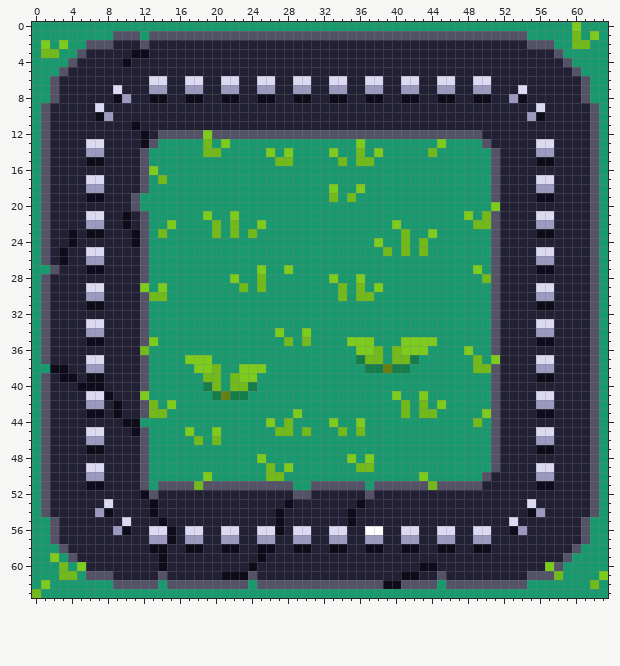
File history of a pixel-art file, Aseprite/tiles/Road.aseprite. Above, as it was before the edit.
64x64 pixels, 1 frame.
The same view after the edit:
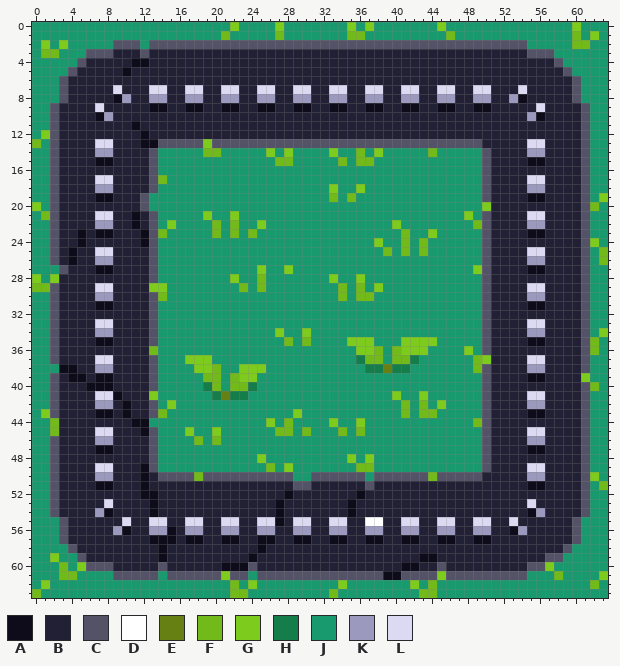
Palette (. is transparent): A #0e0c1a  B #222034  C #535266  D #ffffff  E #668013  F #71ba1a  G #7dcc1d  H #157d4a  J #18996e  K #9c99bf  L #dcdaf2
Difference:
Changed rows in their new state; - is an unchanged pixel.
Layer "Layer 2":
first column x 0:
 0 ----------------------G----G-------G-G-------G------------------
 1 ---------JJJ-JJJJJJJJFJJJJJFJJJJJJJFFJJJJJJJJJFJJJJJJJJ---------
 2 ------JJJCCCJCCCCCCCCCCCCCCCCCCCCCCCCCCCCCCCCCCCCCCCCCCJJJ------
 3 -----JCCC--BC------------------------------------------CCCJ-----
 4 ----JC----BAA---------------------------------------------CJ----
 5 ---JC-----A------------------------------------------------CJ---
 6 --JC---------BB--BB--BB--BB--BB--BB--BB--BB--BB--BB---------CJ--
 7 --JC---------LL--LL--LL--LL--LL--LL--LL--LL--LL--LL---------CJ--
 8 --JC---------KK--KK--KK--KK--KK--KK--KK--KK--KK--KK---------CJ--
 9 -JC----------AA--AA--AA--AA--AA--AA--AA--AA--AA--AA----------CJ-
10 -JC----------------------------------------------------------CJ-
11 -JC----------------------------------------------------------CJ-
12 -GC-----------BBBBBBBBBBBBBBBBBBBBBBBBBBBBBBBBBBBB-----------CJ-
13 FJC---B-L----ACCCCCGCCCCCCCCCCCCCCCCCCCCCCCCCCCCCCB----L-B---CJ-
14 -JC---B-K---BC------------------------------------CB---K-B---CJ-
15 -JC---B-A---BC------------------------------------CB---A-B---CJ-
16 -JC---------BC------------------------------------CB---------CJ-
17 -JC---B-L---BC------------------------------------CB---L-B---CJ-
18 -JC---B-K---BC------------------------------------CB---K-B---CJ-
19 -JC---B-A--BC-------------------------------------CB---A-B---CJG
20 GJC--------BC-------------------------------------GB---------CF-
21 -FC---B-L-BABC------------------------------------CB---L-B---CJ-
22 -JC---B-K-BABC------------------------------------CB---K-B---CJ-
23 -JC-BAB-A--BAC------------------------------------CB---A-B---CJ-
24 -JC-BA-----BAC------------------------------------CB---------CG-
25 -JCBA-B-L---BC------------------------------------CB---L-B---CJF
26 -JCBA-B-K---BC------------------------------------CB---K-B---CJF
27 --JC--B-A---BC------------------------------------CB---A-B---CJ-
28 GJG---------BC------------------------------------CB---------CJ-
29 FFC---B-L---BG------------------------------------CB---L-B---CJ-
30 -JC---B-K---BC------------------------------------CB---K-B---CJ-
31 -JC---B-A---BC------------------------------------CB---A-B---CJ-
32 -JC---------BC------------------------------------CB---------CJ-
33 -JC---B-L---BC------------------------------------CB---L-B---CJ-
34 -JC---B-K---BC------------------------------------CB---K-B---CJG
35 -JC---B-A---BC------------------------------------CB---A-B---CF-
36 -JC---------BF------------------------------------CB---------CF-
37 -JC---B-L---BC------------------------------------GB---L-B---CJ-
38 --J-A-B-K---BC------------------------------------CB---K-B---CJ-
39 -JCB-AB-A---BC------------------------------------CB---A-B---GJ-
40 -JC--B--A---BC------------------------------------CB---------CF-
41 -JC---B-LA--BG------------------------------------CB---L-B---CJ-
42 -JC---B-KBA-BC------------------------------------CB---K-B---CJ-
43 -GC---B-ABA-BC------------------------------------CB---A-B---CJ-
44 -JF-------B-A-------------------------------------CB---------CJ-
45 -JF---B-L--BAC------------------------------------CB---L-B---CJ-
46 -JC---B-K---BC------------------------------------CB---K-B---CJ-
47 -JC---B-A---BC------------------------------------CB---A-B---CJ-
48 -JC---------BC------------------------------------CB---------CJ-
49 -JC---B-L---AC------------------------------------CB---L-B---CJ-
50 -JC---B-K---ABCCCCFCCCCCCCCCC--CCCCCC-CCCCCCFCCCCCB----K-B---CG-
51 -JC---B-A---ABBBBBBBBBBBBBBBBCCBBBBBBCBBBBBBBBBBBB-----A-B---CJF
52 -JC----------A--------------ABB-----AB-----------------------CJ-
53 -JC------------------------AB------AB------------------------CJ-
54 -JC----------------------------------------------------------CJ-
55 --JC---------LL--LL--LL--LL--LL--LLB-DD--LL--LL--LL---------CJ--
56 --JC---------KK--KK--KK--KKB-KK--KK--KK--KK--KK--KK---------CJ--
57 --JC---------AA--AA--AA--AA--AA--AA--AA--AA--AA--AA---------CJ--
58 ---JC--------B---BB--BB---B--BB--BB--BB--BB--BB--BB--------CJ---
59 ----JC------------------AB-----------------AA------------CCJ----
60 ------CCC-----C------AAAC----------------AABBC---------CC-J-----
61 ------JJJCCCCCJCCCCCCGCCJCCCCCCCCCCCCCCAACCCCGCCCCCCCCCJJJ------
62 ---------JJJJJ-JJJJJJJFJGJJJJJJJJJGJJJJJJJGJF-JJJJJJJJJ---------
63 ----------------------FF---------F---------FF-------------------
Changed places in both pictures, as pixel boxes (x1, y1, x2, y2):
changed: (32, 22, 608, 598)
